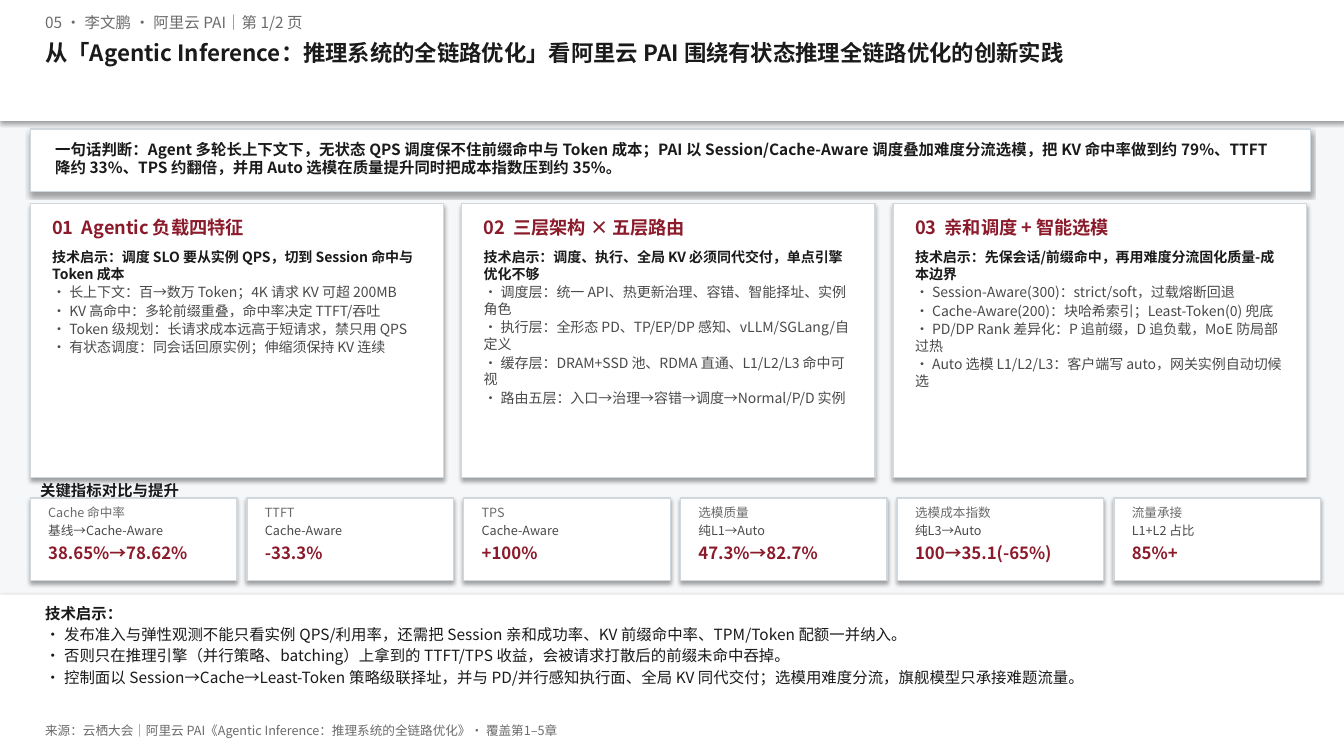
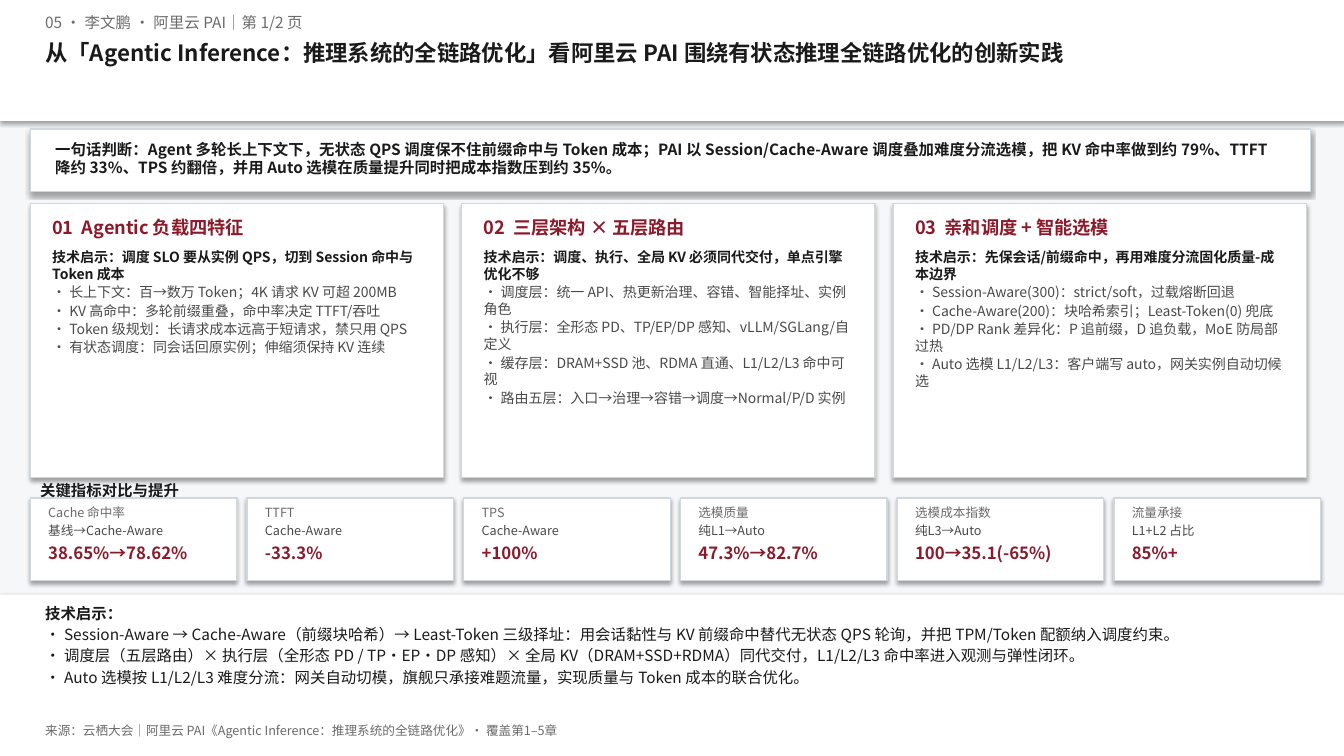
Before and after one commit to Annie-Summer/Kthena, a slide deck: slide 1 of yunqi-2026-pai-forum/docs/洞察一页-05-Agentic Inference：从议题看有状态推理全链路优化.pptx. Drawn at 1344x756 pixels with LibreOffice and Linux fonts; fonts in the diff are those of the drawing. Boxes give left, top, right and bottom in pixels: in the first picture for what was removed or moved away, otherwise in the second. Text is boxed around its words. In the diff, an @@ line names an element or a change of style, - is before the commit and + after.

```diff
--- a/yunqi-2026-pai-forum/docs/洞察一页-05-Agentic Inference：从议题看有状态推理全链路优化.pptx
+++ b/yunqi-2026-pai-forum/docs/洞察一页-05-Agentic Inference：从议题看有状态推理全链路优化.pptx
@@ text at (64, 627, 1179, 686): text changed @@
-• 发布准入与弹性观测不能只看实例 QPS/利用率，还需把 Session 亲和成功率、KV 前缀命中率、TPM/Token 配额一并纳入。
-• 否则只在推理引擎（并行策略、batching）上拿到的 TTFT/TPS 收益，会被请求打散后的前缀未命中吞掉。
-• 控制面以 Session→Cache→Least-Token 策略级联择址，并与 PD/并行感知执行面、全局 KV 同代交付；选模用难度分流，旗舰模型只承接难题流量。
+• Session-Aware → Cache-Aware（前缀块哈希）→ Least-Token 三级择址：用会话黏性与 KV 前缀命中替代无状态 QPS 轮询，并把 TPM/Token 配额纳入调度约束。
+• 调度层（五层路由）× 执行层（全形态 PD / TP·EP·DP 感知）× 全局 KV（DRAM+SSD+RDMA）同代交付，L1/L2/L3 命中率进入观测与弹性闭环。
+• Auto 选模按 L1/L2/L3 难度分流：网关自动切模，旗舰只承接难题流量，实现质量与 Token 成本的联合优化。
```
Also in this commit, not shown: 1 other slide changed, 4 other files.
